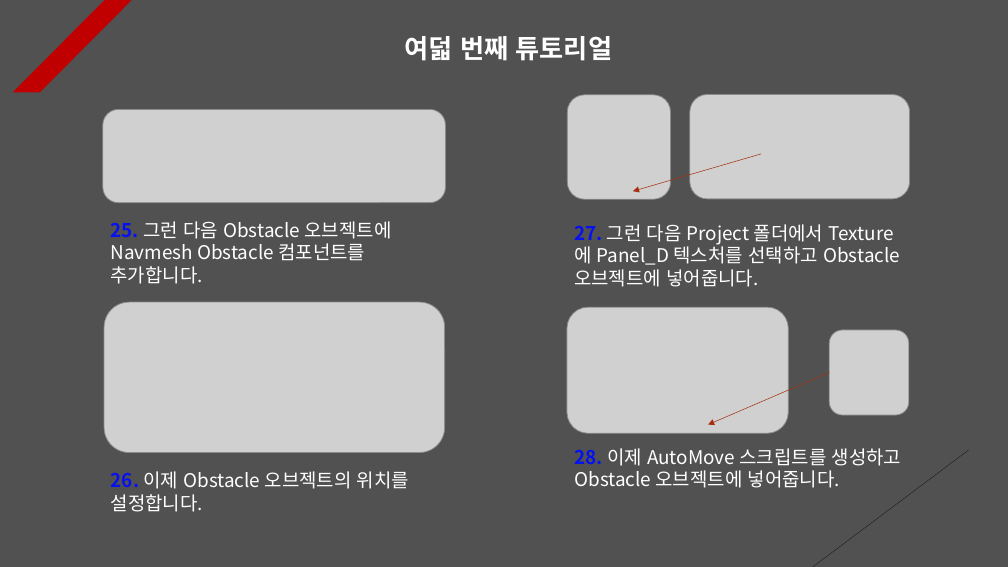
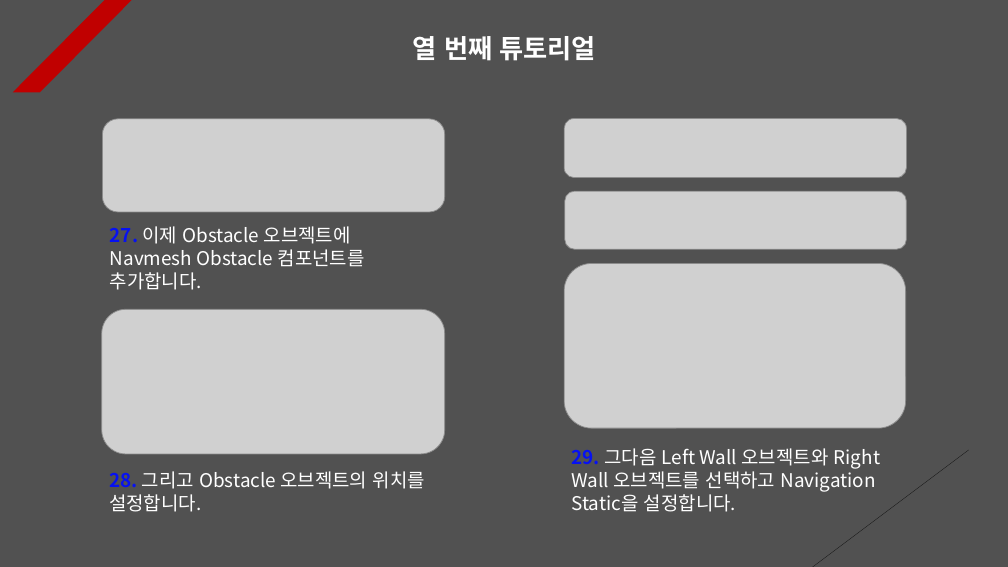
Before and after one commit to Unity2033/3D-UnityEngine, a slide deck: slide 11 of Assets/Class/NavMesh Obstacle/PPT Data/NavMesh Obstacle Example.pptx (slide 10 before the commit). Drawn at 1008x567 pixels with LibreOffice and Linux fonts; fonts in the diff are those of the drawing; grey boxes stand for pictures. Boxes give left, top, right and bottom in pixels: in the first picture for what was removed or moved away, otherwise in the second. Text is boxed around its words. In the diff, an @@ line names an element or a change of style, - is before the commit and + after.

```diff
--- a/Assets/Class/NavMesh Obstacle/PPT Data/NavMesh Obstacle Example.pptx
+++ b/Assets/Class/NavMesh Obstacle/PPT Data/NavMesh Obstacle Example.pptx
@@ text at box(413, 36, 596, 61): text changed @@
-여덟 번째 튜토리얼
+열 번째 튜토리얼
@@ picture: place and size @@
-picture at box(103, 110, 445, 203)
+picture at box(102, 119, 445, 212)
@@ picture added at box(564, 119, 907, 178) @@
@@ picture removed at box(567, 95, 671, 199) @@
@@ picture removed at box(690, 95, 910, 199) @@
@@ arrow removed from (761, 154) to (633, 191) @@
@@ picture added at box(565, 191, 907, 250) @@
@@ text at box(110, 226, 365, 290): text changed @@
-25. 그런 다음 Obstacle 오브젝트에 Navmesh Obstacle 컴포넌트를 추가합니다.
+27. 이제 Obstacle 오브젝트에 Navmesh Obstacle 컴포넌트를 추가합니다.
@@ text removed at box(574, 224, 900, 287) @@
-27. 그런 다음 Project 폴더에서 Texture에 Panel_D 텍스처를 선택하고 Obstacle 오브젝트에 넣어줍니다.
@@ picture added at box(564, 263, 906, 428) @@
@@ picture: place and size @@
-picture at box(104, 302, 445, 453)
+picture at box(102, 309, 445, 454)
@@ picture removed at box(567, 307, 789, 433) @@
@@ picture removed at box(830, 330, 909, 415) @@
@@ arrow removed from (830, 373) to (709, 425) @@
@@ text at box(572, 448, 880, 512): text changed @@
-28. 이제 AutoMove 스크립트를 생성하고 Obstacle 오브젝트에 넣어줍니다.
+29. 그다음 Left Wall 오브젝트와 Right Wall 오브젝트를 선택하고 Navigation Static을 설정합니다.
@@ text at box(109, 471, 425, 512): text changed @@
-26. 이제 Obstacle 오브젝트의 위치를 설정합니다.
+28. 그리고 Obstacle 오브젝트의 위치를 설정합니다.
```
Also in this commit, not shown: 11 other slides changed, 1 slide added, 30 other files.
